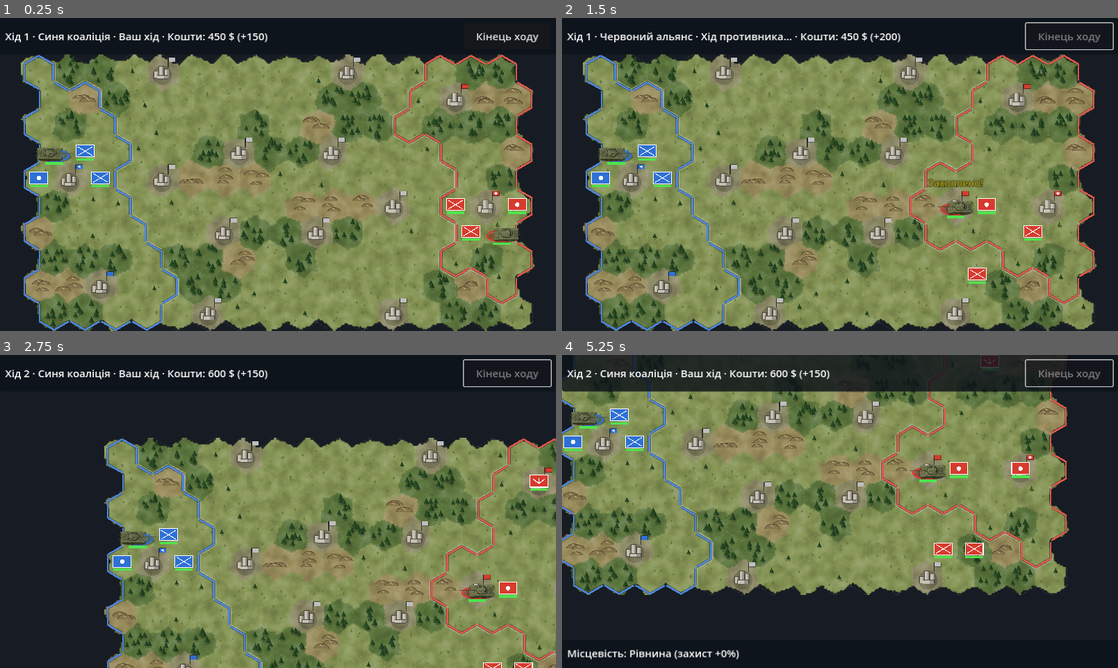
Above: before the commit, frames 1-4 (two rows, left to right).
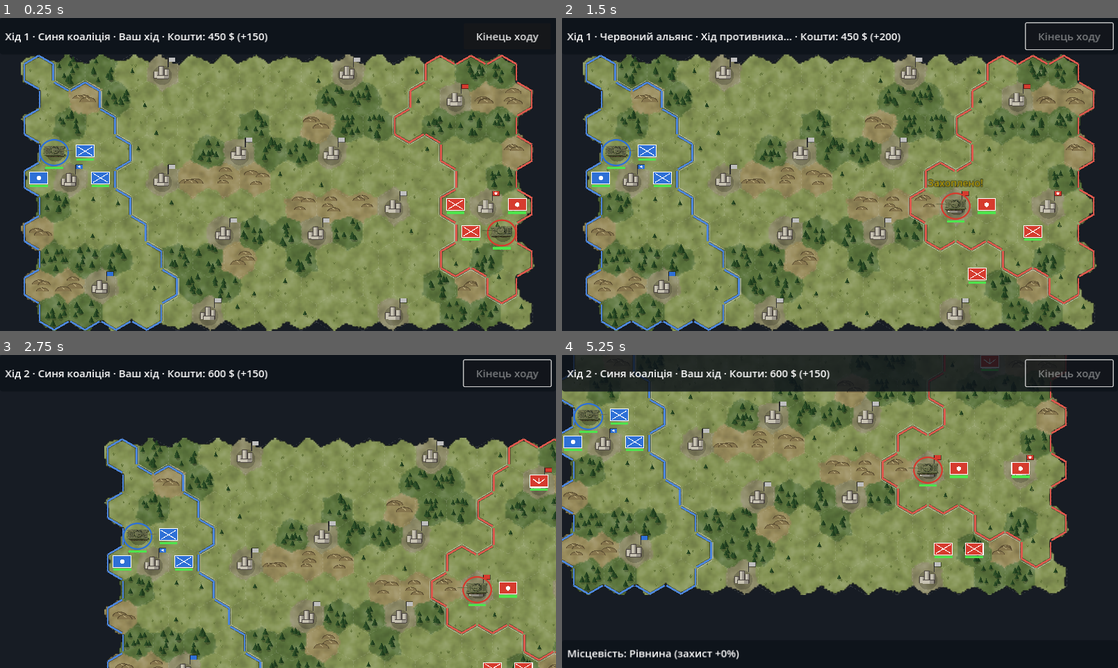
Above: after the commit, the same moments.

Repository: dambldor571-maker/Cloud
Game: Godot game, scene res://scenes/main.tscn
The game is run twice, just before and just after one commit, with the same random seed, the same clock (stepped at 60 frames per second) and the same inputs.
Inputs (mouse positions are in pixels of both pictures, inside the frame that each line leads up to):
- Up to frame 1 (0.25 s): no input
- Up to frame 2 (1.5 s): click "Кінець ходу" at 0.5 s; move the mouse to (962, 158) at 1.27 s; click (962, 158) at 1.42 s
- Up to frame 3 (2.75 s): drag from (166, 527) to (250, 574) at 2.02 s
- Up to frame 4 (5.25 s): tap Enter at 2.75, 4.25 s; move the mouse to (895, 442) at 2.77 s; click (895, 442) at 2.92 s; tap Space at 3.5, 5 s; drag from (812, 574) to (673, 464) at 3.52 s; move the mouse to (1006, 558) at 4.27 s; click (1006, 558) at 4.42 s; drag from (673, 464) to (756, 433) at 5.02 s

The runs differ from the first frame. In frame 1, 0.6% of the frame differs, in the area x 6-94%, y 38-74%; in frame 2, 0.6%, in the area x 6-75%, y 38-66%; in frame 3, 0.6%; in frame 4, 0.6%.

Commit message:
Centre unit hulls on the hex; ring at the camera angle, outline only
The team ring is an unfilled outline squashed by sin(camera elevation),
so it matches the 65 degree sprites, and it sits on the hex centre. The
sprite is shifted forward along its heading by the hull offset stored in
the sprite JSON (1.3 m for the T-72, whose gun pushes the model centre
forward), so the hull stands on the hex centre. Sprite scale 0.36 -> 0.3.

Co-Authored-By: Claude Opus 5.5 <noreply@anthropic.com>
Claude-Session: https://claude.ai/code/session_01DGzcrkN7G6Q8ozASAUm8BS

Diff:
--- a/assets/units/t72.json
+++ b/assets/units/t72.json
@@ -1 +1 @@
-{"anchor":[160,169.835433959961],"directions":6,"px_per_m":29.0909090909091}
+{"anchor":[160,169.835433959961],"directions":6,"elevation":65,"hull_offset_m":1.3,"px_per_m":29.0909090909091}
--- a/scripts/game.gd
+++ b/scripts/game.gd
@@ -41,7 +41,7 @@
 
 var hud: Hud
 var map_view: MapView
-var sprites: Dictionary = {}  # unit type -> {frames: Array[Texture2D] per direction, anchor}
+var sprites: Dictionary = {}  # unit type -> {frames, anchor, hull_px, squash}
 var ai := EnemyAI.new()
 @onready var camera: Camera2D = $Camera2D
 
@@ -72,7 +72,13 @@
 		var frames: Array[Texture2D] = []
 		for d in int(meta.get("directions", 6)):
 			frames.append(load("%s_%d.png" % [base, d]) as Texture2D)
-		sprites[type] = {"frames": frames, "anchor": Vector2(meta["anchor"][0], meta["anchor"][1])}
+		sprites[type] = {
+			"frames": frames,
+			"anchor": Vector2(meta["anchor"][0], meta["anchor"][1]),
+			# hull offset in sprite pixels, and how much the camera tilt squashes depth
+			"hull_px": float(meta.get("hull_offset_m", 0.0)) * float(meta["px_per_m"]),
+			"squash": sin(deg_to_rad(float(meta.get("elevation", 90.0)))),
+		}
 
 
 func new_game(seed_value: int = -1) -> void:
@@ -644,24 +650,29 @@
 	draw_polyline(pts, edge, 2.0)
 
 
-const SPRITE_SCALE := 0.36
-const RING_RADIUS := Vector2(40, 15)
-
-
-## EW-style figure: soft shadow, team-coloured ring, the rendered vehicle.
+const SPRITE_SCALE := 0.3
+const RING_RADIUS := 38.0
+
+
+## EW-style figure: the hull stands on the hex centre inside a team-coloured ring
+## drawn at the same camera angle as the sprite.
 func _draw_unit_sprite(u: Unit, spr: Dictionary, done: bool) -> void:
-	var base := u.draw_pos + Vector2(0, 8)
-	var col := SIDE_COLORS[u.side]
-	_draw_ellipse(base + Vector2(4, 3), RING_RADIUS * 1.05, Color(0, 0, 0, 0.3))
-	_draw_ellipse(base, RING_RADIUS, Color(col, 0.28))
-	_draw_ellipse(base, RING_RADIUS, col, 3.0)
+	var c := u.draw_pos
+	var squash: float = spr["squash"]
+	var ring := Vector2(RING_RADIUS, RING_RADIUS * squash)
+	_draw_ellipse(c + Vector2(3, 3), ring * 0.62, Color(0, 0, 0, 0.28))
+	_draw_ellipse(c, ring, SIDE_COLORS[u.side], 3.0)
 	var frames: Array[Texture2D] = spr["frames"]
 	var tex := frames[u.facing % frames.size()]
+	# Shift forward along the heading so the hull, not hull + gun, is centred.
+	var a := deg_to_rad(60.0 * u.facing)
+	var hull: float = spr["hull_px"] * SPRITE_SCALE
+	var shift := Vector2(cos(a), -sin(a) * squash) * hull
+	draw_set_transform(c + shift, 0.0, Vector2.ONE * SPRITE_SCALE)
 	var anchor: Vector2 = spr["anchor"]
-	draw_set_transform(base, 0.0, Vector2.ONE * SPRITE_SCALE)
 	draw_texture(tex, -anchor, Color(0.55, 0.55, 0.55) if done else Color.WHITE)
 	draw_set_transform(Vector2.ZERO)
-	_draw_hp_bar(u, base + Vector2(-24, RING_RADIUS.y + 3))
+	_draw_hp_bar(u, c + Vector2(-24, ring.y + 4))
 
 
 ## Filled when width < 0, otherwise an outline.
--- a/tools/render_units.gd
+++ b/tools/render_units.gd
@@ -23,11 +23,13 @@
 ## yaw: extra turn in degrees so the glTF's front points to +X;
 ## roughness: matte level for imported paint (EW-style figures are matte);
 ## tint: multiplies the paint colour (e.g. to darken a pale texture);
-## weathered: add mud, dust, streaks and chipped paint (tools/models/weathered.gdshader).
+## weathered: add mud, dust, streaks and chipped paint (tools/models/weathered.gdshader);
+## hull_offset_m: how far the hull centre sits behind the model centre (a long gun
+## shifts the model centre forward); the game uses it to centre the hull on a hex.
 const MODELS := {
 	# Generated by the owner in Meshy AI; the texture is pale sage, tinted to olive.
 	"t72": {"file": "res://tools/source_models/t72_meshy.fbx", "length_m": 9.5, "yaw": 180.0,
-		"tint": Color(0.5, 0.56, 0.4), "weathered": true},
+		"tint": Color(0.5, 0.56, 0.4), "weathered": true, "hull_offset_m": 1.3},
 	"t72_procedural": {"file": "res://tools/models/t72.gd"},
 }
 const ELEVATION := 65.0  # camera angle above the horizon
@@ -162,7 +164,7 @@
 	# Where the model's ground origin lands in the sprite, and its scale.
 	var anchor := cam.unproject_position(Vector3.ZERO) / SUPERSAMPLE
 	var meta := {"anchor": [anchor.x, anchor.y], "px_per_m": OUT_SIZE.y / VIEW_HEIGHT_M,
-		"directions": DIRECTIONS}
+		"directions": DIRECTIONS, "elevation": elevation, "hull_offset_m": spec.get("hull_offset_m", 0.0)}
 	var f := FileAccess.open(base + ".json", FileAccess.WRITE)
 	f.store_string(JSON.stringify(meta))
 	print("rendered ", base, "_0..", DIRECTIONS - 1, ".png  anchor=", anchor)
Binary file changed: docs/t72_directions_game.png
